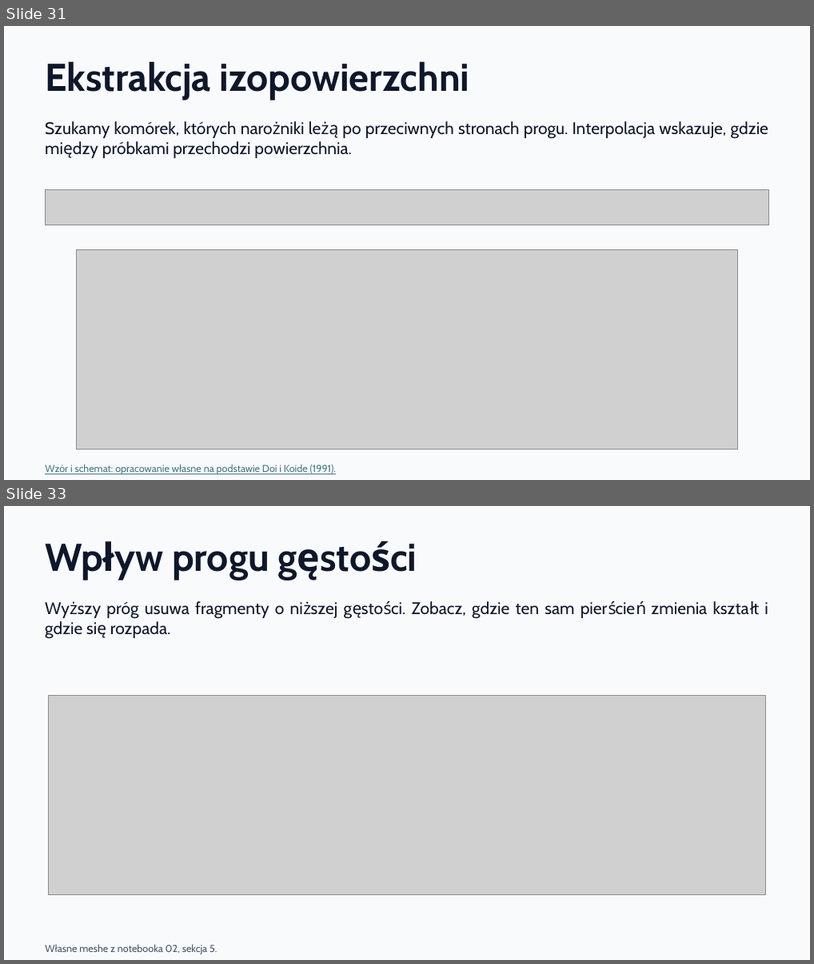
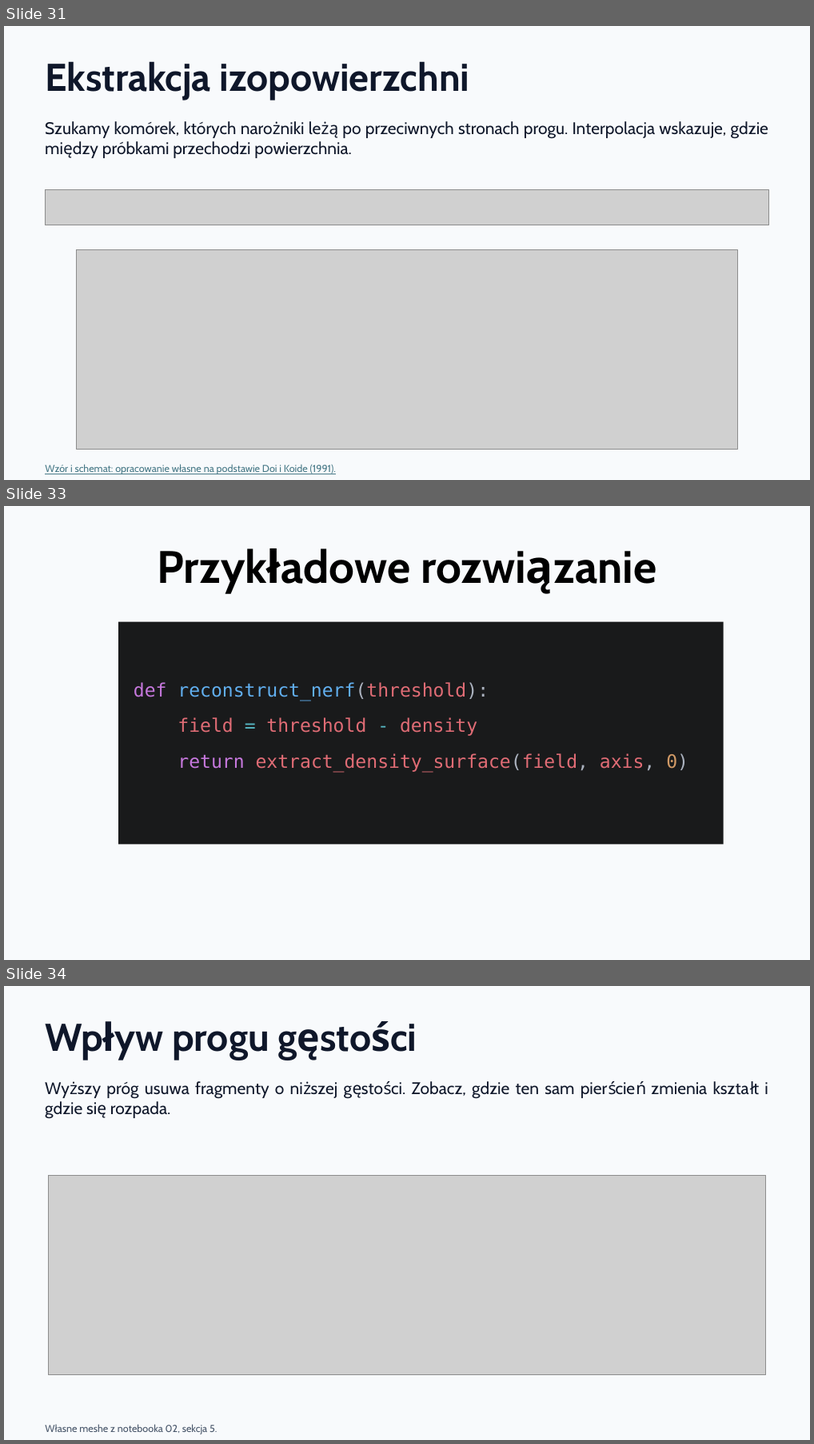
Before and after one commit to KajetanOzog/lab_6, a slide deck: prezentacja.pptx. Shown one above the other, each under a label of ours: slides 31 and 33 before the commit, slides 31, 33 and 34 after it; the slides between them are not shown. The pictures are 814x964 and 814x1444 pixels, drawn with LibreOffice and Linux fonts; fonts in the diff are those of the drawing; grey boxes stand for pictures. Boxes give left, top, right and bottom in pixels: in the first picture for what was removed or moved away, otherwise in the second. Text is boxed around its words. In the diff, an @@ line names an element or a change of style, - is before the commit and + after.

```diff
--- a/prezentacja.pptx
+++ b/prezentacja.pptx
@@ slide 33 added at (x1=4, y1=506, x2=810, y2=960), background #F8FAFC @@
@@ title added at (x1=127, y1=537, x2=687, y2=596), 54 pt, text #000000, bold @@
+Przykładowe rozwiązanie
@@ rectangle added at (x1=118, y1=621, x2=724, y2=844), fill #191A1B, 22 pt, text #E06C75 @@
+def reconstruct_nerf(threshold):
+field = threshold - density
+return extract_density_surface(field, axis, 0)
@@ what was slide 33 is now slide 34 @@
```
Also in this commit, not shown: 2 slides changed, 1 other slide added, 1 slide removed, 4 other files.
